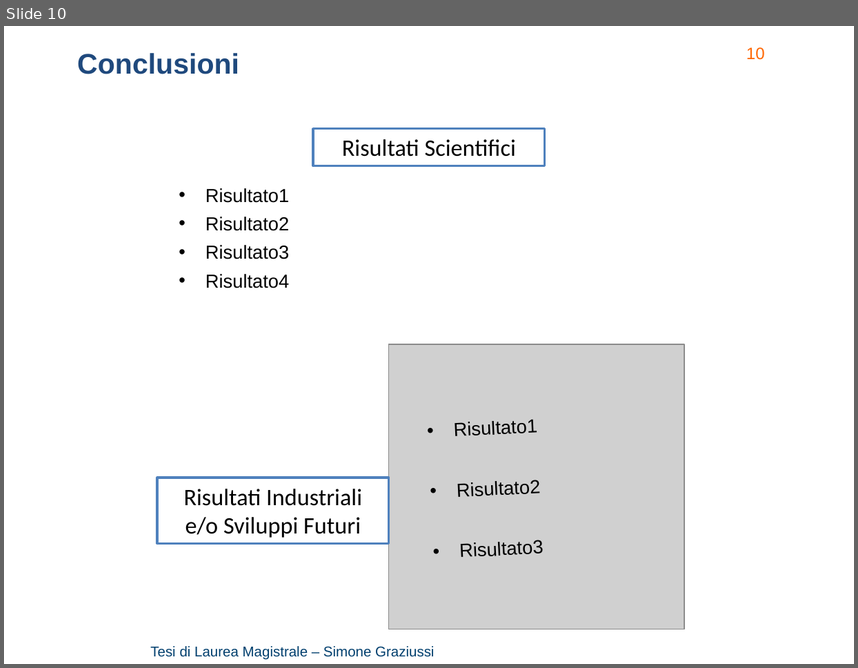
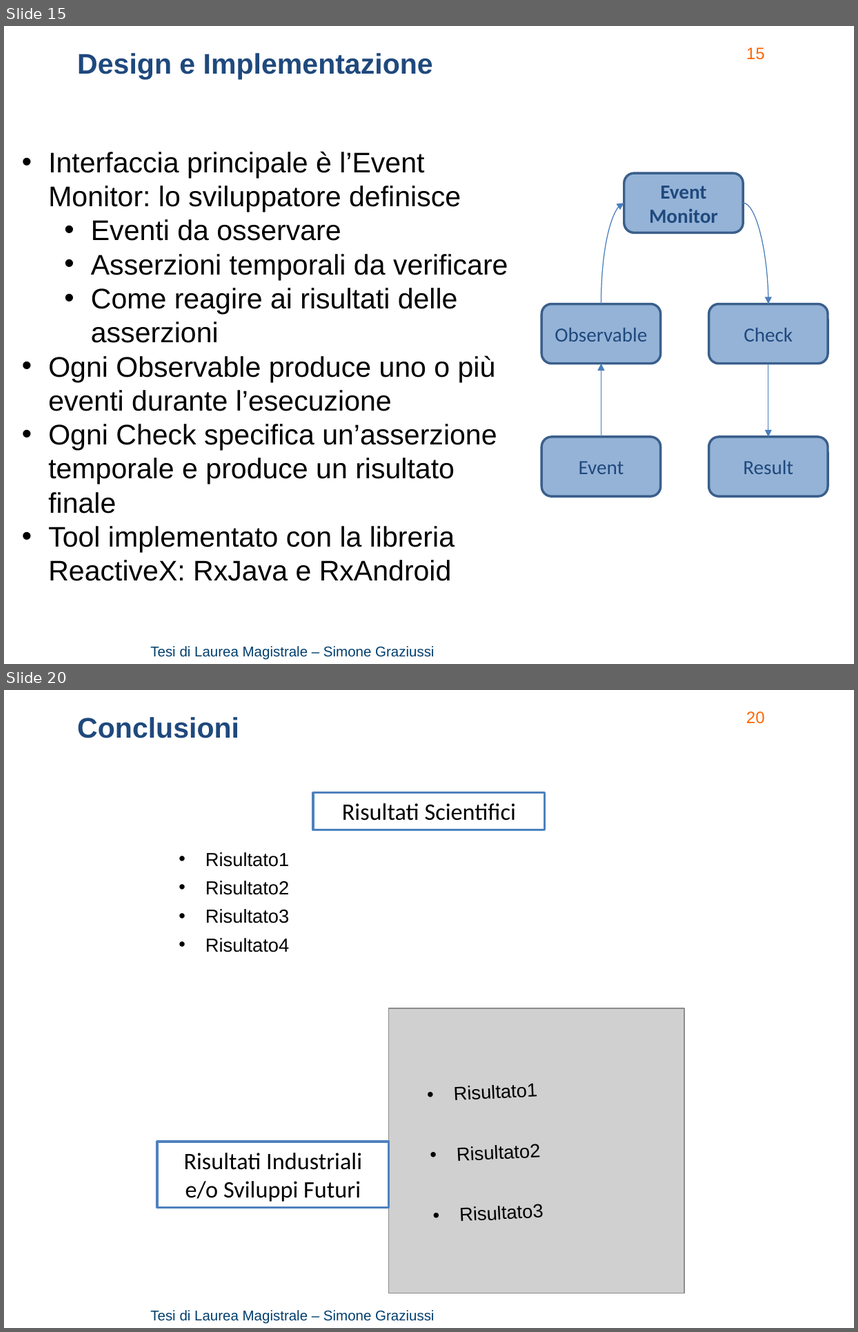
Before and after one commit to Simone3/Thesis, a slide deck: Presentation/Presentation.pptx. Shown one above the other, each under a label of ours: slide 10 before the commit, slides 15 and 20 after it; the slides between them are not shown. The pictures are 858x668 and 858x1332 pixels, drawn with LibreOffice and Linux fonts; fonts in the diff are those of the drawing; grey boxes stand for pictures; background and template pictures are left out. Boxes give left, top, right and bottom in pixels: in the first picture for what was removed or moved away, otherwise in the second. Text is boxed around its words. In the diff, an @@ line names an element or a change of style, - is before the commit and + after.

Commit message:
Presentation: preliminary version of events part

```diff
--- a/Presentation/Presentation.pptx
+++ b/Presentation/Presentation.pptx
@@ slide 15 added at (x1=4, y1=26, x2=854, y2=664), background picture (left out); not listed: 2 template elements that a slide beside it also shows @@
@@ text added at (x1=77, y1=53, x2=433, y2=79), 24 pt, text #1F497D, bold @@
+Design e Implementazione
@@ text added at (x1=48, y1=151, x2=508, y2=581), 24 pt, text #000000 @@
+• Interfaccia principale è l’Event Monitor: lo sviluppatore definisce
+  • Eventi da osservare
+  • Asserzioni temporali da verificare
+  • Come reagire ai risultati delle asserzioni
+• Ogni Observable produce uno o più eventi durante l’esecuzione
+• Ogni Check specifica un’asserzione temporale e produce un risultato finale
+• Tool implementato con la libreria ReactiveX: RxJava e RxAndroid
@@ rounded rectangle added at (x1=624, y1=173, x2=744, y2=232), fill #95B3D7, outline #3A5F8C 2 pt, 17 pt, text #1F497D, bold @@
+Event Monitor
@@ curved arrow added from (602, 304) to (624, 203), #4B7EBC 0.75 pt @@
@@ curved arrow added from (744, 203) to (769, 304), #4B7EBC 0.75 pt @@
@@ rounded rectangle added at (x1=542, y1=304, x2=661, y2=363), fill #95B3D7, outline #3A5F8C 2 pt, 17 pt, text #1F497D @@
+Observable
@@ rounded rectangle added at (x1=708, y1=304, x2=828, y2=363), fill #95B3D7, outline #3A5F8C 2 pt, 17 pt, text #1F497D @@
+Check
@@ arrow added from (602, 437) to (602, 363), #4B7EBC 0.75 pt @@
@@ arrow added from (769, 363) to (769, 437), #4B7EBC 0.75 pt @@
@@ rounded rectangle added at (x1=542, y1=437, x2=661, y2=496), fill #95B3D7, outline #3A5F8C 2 pt, 17 pt, text #1F497D @@
+Event
@@ rounded rectangle added at (x1=708, y1=437, x2=828, y2=496), fill #95B3D7, outline #3A5F8C 2 pt, 17 pt, text #1F497D @@
+Result
@@ what was slide 10 is now slide 20 @@
@@ page number at (x1=746, y1=711, x2=765, y2=724): text changed @@
-10
+20
```
Also in this commit, not shown: 9 other slides added, 1 other file.
